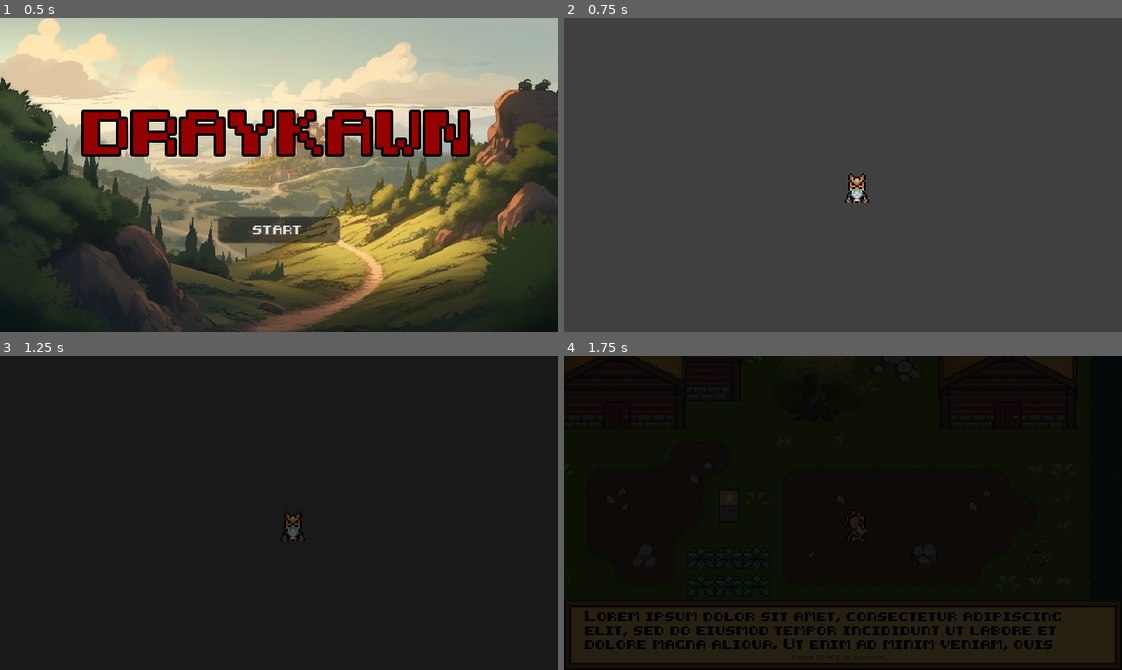
Above: before the commit, frames 1-4 (two rows, left to right).
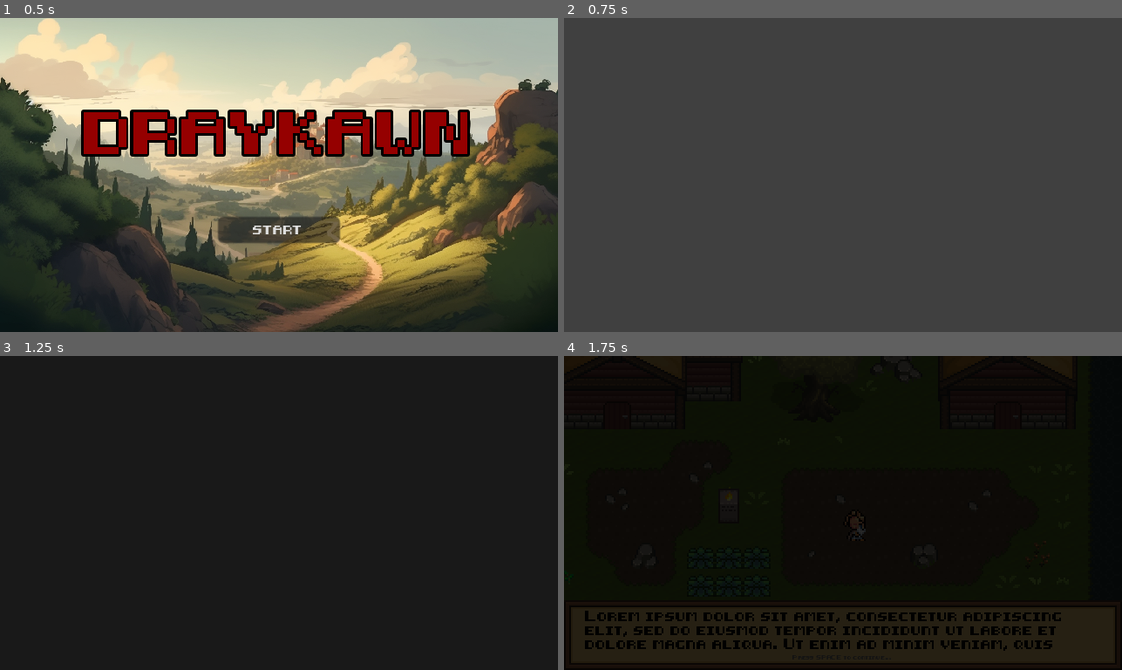
Above: after the commit, the same moments.

Repository: Lertos/draykawn
Game: Godot game, scene res://Scenes/Levels/SceneManager.tscn
Same seed, same stepped clock (60 frames per second), same inputs: the game is played once before the commit and once after it.
Inputs:
- Up to frame 1 (0.5 s): no input
- Up to frame 2 (0.75 s): click "START" at 0.5 s
- Up to frame 3 (1.25 s): no input
- Up to frame 4 (1.75 s): hold D (move_right) from 1.28 s (still down); hold Space (main_action) from 1.28 s (still down)

Frame 1 is identical in both runs. In frame 2, 0.3% of the frame differs, in the area x 50-55%, y 49-59%; in frame 3, 0.1%; in frame 4, nothing differs.

Commit message:
Cleaning code

Diff:
--- a/Scripts/Player.gd
+++ b/Scripts/Player.gd
@@ -49,9 +49,8 @@
 
 
 func set_spawn(spawn_location: Vector2, spawn_dir: Vector2):
+	position = spawn_location
 	set_input_dir(spawn_dir)
-	position = spawn_location
-
 	set_visibility(true)
 
 	reset_player_object()
--- a/Scripts/SceneManager.gd
+++ b/Scripts/SceneManager.gd
@@ -11,11 +11,6 @@
 	var peer_player = PLAYER_SCENE.instantiate()
 
 	$PlayerList.add_child(peer_player)
-
-	#Set the initial spawn location
-	#TODO: Set the initial spawn loc / dir from the player.dat file
-	peer_player.set_spawn(Vector2(0, 0), Vector2(0, 1))
-	peer_player.current_level_name = next_scene
 
 
 func load_initial_game():
